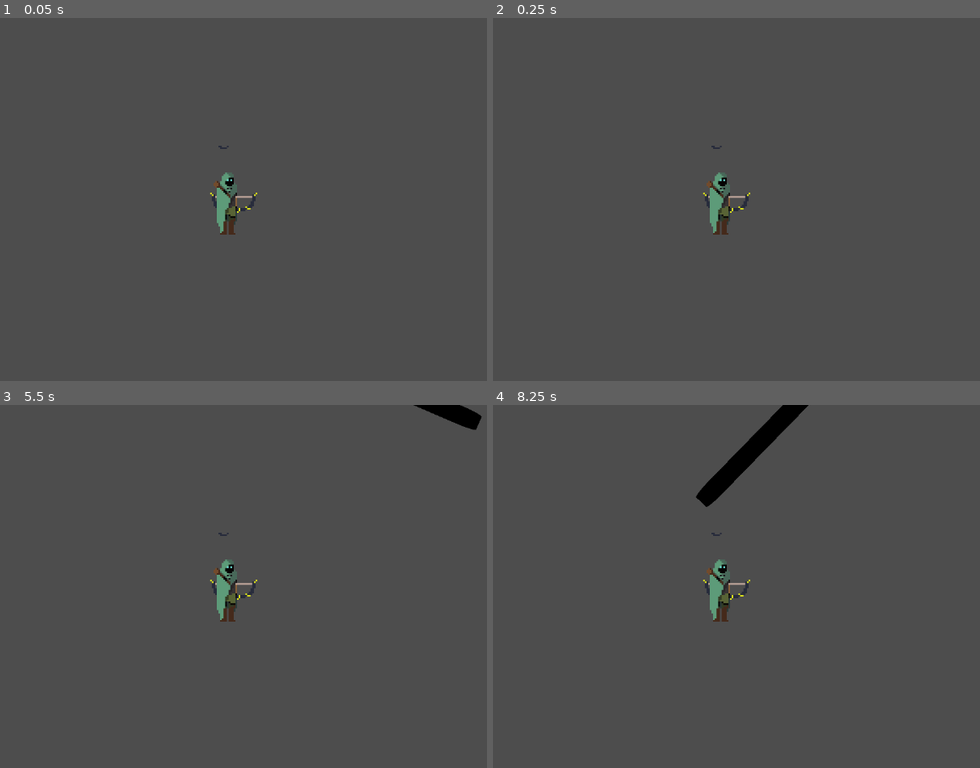
Above: before the commit, frames 1-4 (two rows, left to right).
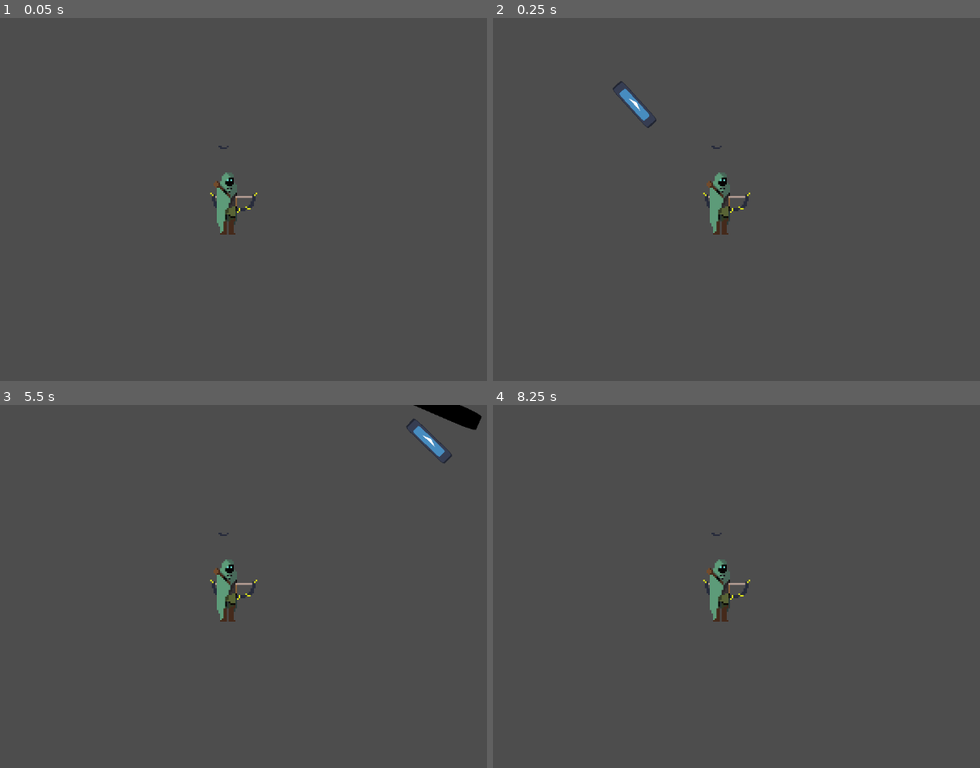
Above: after the commit, the same moments.

Repository: AethelVeritas/Dunedain
Game: Godot game, scene res://scenes/root.tscn
Same seed, same stepped clock (60 frames per second), same inputs: the game is played once before the commit and once after it. The engine's default icon, where the game draws it, is replaced by a stand-in: a white triangle on a blue panel in a dark square.
Inputs (mouse positions are in pixels of both pictures, inside the frame that each line leads up to):
- Up to frame 1 (0.05 s): no input
- Up to frame 2 (0.25 s): no input
- Up to frame 3 (5.5 s): move the mouse to (370, 568) at 0.52 s; hold D (right) 0.53-1.28 s; click (370, 568) at 0.6 s; move the mouse to (97, 604) at 1.27 s; hold S (down) 1.28-2.03 s; click (97, 604) at 1.35 s; tap Enter at 2, 4.25 s; move the mouse to (292, 506) at 2.02 s; hold D (right) 2.03-2.78 s; click (292, 506) at 2.1 s; move the mouse to (194, 659) at 2.77 s; hold W (up) 2.78-3.53 s; click (194, 659) at 2.85 s; tap Space at 3.5 s; move the mouse to (418, 640) at 3.52 s; hold A (left) 3.53-5.03 s; click (418, 640) at 3.6 s; move the mouse to (34, 532) at 4.27 s; click (34, 532) at 4.35 s; move the mouse to (258, 586) at 5.02 s; hold S (down) from 5.03 s (still down); click (258, 586) at 5.1 s
- Up to frame 4 (8.25 s): move the mouse to (624, 495) at 5.77 s; release S (down) at 5.78 s; hold D (right) 5.78-6.53 s; click (624, 495) at 5.85 s; tap Space at 6.5, 8 s; move the mouse to (863, 568) at 6.52 s; hold W (up) 6.53-7.28 s; click (863, 568) at 6.6 s; tap Enter at 7.25 s; move the mouse to (590, 604) at 7.27 s; hold D (right) 7.28-8.03 s; click (590, 604) at 7.35 s; move the mouse to (785, 506) at 8.02 s; hold S (down) from 8.03 s (still down); click (785, 506) at 8.1 s

Frame 1 is identical in both runs. In frame 2, 0.3% of the frame differs, in the area x 24-34%, y 17-31%; in frame 3, 0.3%; in frame 4, 1.4%, in the area x 41-65%, y 0-29%.

Commit message:
add arrow pickup

Diff:
--- /dev/null
+++ b/scenes/arrow_pickup.tscn
@@ -0,0 +1,19 @@
+[gd_scene load_steps=3 format=3 uid="uid://arrow_pickup_scene"]
+
+[ext_resource type="Script" path="res://scripts/arrow_pickup.gd" id="1_arrow_pickup"]
+
+[sub_resource type="CircleShape2D" id="CircleShape2D_pickup"]
+radius = 40.0
+
+[node name="ArrowPickup" type="Area2D"]
+script = ExtResource("1_arrow_pickup")
+
+[node name="CollisionShape2D" type="CollisionShape2D" parent="."]
+shape = SubResource("CircleShape2D_pickup")
+
+[node name="ColorRect" type="ColorRect" parent="."]
+offset_left = -20.0
+offset_top = -20.0
+offset_right = 20.0
+offset_bottom = 20.0
+color = Color(0.2, 0.8, 0.2, 0.3)  # Semi-transparent green indicator
--- a/scenes/player.tscn
+++ b/scenes/player.tscn
@@ -108,7 +108,6 @@
 [node name="Player" type="CharacterBody2D" groups=["Player"]]
 position = Vector2(0, 2)
 script = ExtResource("1_g2els")
-max_health = 1000
 
 [node name="AnimatedSprite2D" type="AnimatedSprite2D" parent="."]
 sprite_frames = SubResource("SpriteFrames_a8ls1")
--- a/scenes/root.tscn
+++ b/scenes/root.tscn
@@ -17,3 +17,6 @@
 
 [node name="Player" parent="." instance=ExtResource("1_j5px3")]
 position = Vector2(-60, -65)
+
+[node name="Turret2" parent="." instance=ExtResource("3_lrqlo")]
+position = Vector2(-227, -250)
--- /dev/null
+++ b/scripts/arrow_pickup.gd
@@ -0,0 +1,18 @@
+extends Area2D
+
+var arrows_to_give: int = 5
+
+func _ready():
+	# Connect to the body_entered signal to detect when player enters
+	body_entered.connect(_on_body_entered)
+
+func _on_body_entered(body: Node2D):
+	# Check if the body that entered is the player
+	if body.is_in_group("Player"):
+		# Get the player script and add arrows
+		var player = body as CharacterBody2D
+		if player.has_method("add_arrows"):
+			player.add_arrows(arrows_to_give)
+			print("Picked up ", arrows_to_give, " arrows!")
+			# Remove the pickup area after collecting
+			queue_free()
--- a/scripts/game_manager.gd
+++ b/scripts/game_manager.gd
@@ -2,8 +2,13 @@
 
 # Array to store grave positions
 var grave_positions: Array[Vector2] = []
+# Array to store arrow pickup positions
+var arrow_pickup_positions: Array[Vector2] = []
+# Array to store active turret positions
+var active_turret_positions: Array[Vector2] = []
 
 const GRAVE = preload("res://scenes/grave.tscn")
+const ARROW_PICKUP = preload("res://scenes/arrow_pickup.tscn")
 
 # Add a grave position and instantiate it immediately
 func add_grave_position(position: Vector2):
@@ -16,10 +21,36 @@
 		current_scene.add_child(grave)
 		grave.global_position = position
 
+# Add an arrow pickup at the specified position and store it persistently
+func add_arrow_pickup(position: Vector2):
+	arrow_pickup_positions.append(position)
+
+	var current_scene = get_tree().current_scene
+	if current_scene:
+		var arrow_pickup = ARROW_PICKUP.instantiate()
+		current_scene.add_child(arrow_pickup)
+		arrow_pickup.global_position = position
+
+# Remove an arrow pickup position when it's collected
+func remove_arrow_pickup(position: Vector2):
+	arrow_pickup_positions.erase(position)
+
+# Remove a turret position when it's defeated
+func remove_turret(position: Vector2):
+	active_turret_positions.erase(position)
+
 # Clear all grave positions (for when starting a new game)
 func clear_graves():
 	grave_positions.clear()
 
+# Clear all arrow pickup positions (for when starting a new game)
+func clear_arrow_pickups():
+	arrow_pickup_positions.clear()
+
 # Get all grave positions
 func get_grave_positions() -> Array[Vector2]:
 	return grave_positions.duplicate()
+
+# Get all arrow pickup positions
+func get_arrow_pickup_positions() -> Array[Vector2]:
+	return arrow_pickup_positions.duplicate()
--- a/scripts/player.gd
+++ b/scripts/player.gd
@@ -1,8 +1,10 @@
 extends CharacterBody2D
 
 @export var speed = 400
+@export var max_arrows = 10 # Maximum arrows the player can carry
 var max_health = 100
 var current_health: int = max_health
+var arrow_count: int = max_arrows # Current arrow count
 
 const GRAVE = preload("res://scenes/grave.tscn")
 
@@ -15,24 +17,28 @@
 	var direction = Input.get_vector("left", "right", "up", "down")
 
 	if direction.x == 0 and direction.y == 0:
-
 		player_state = "idle"
 	elif direction.x != 0 or direction.y != 0:
 		player_state = "walking"
 
 	velocity = direction * speed
 	move_and_slide()
-	var mouse_pos =  get_global_mouse_position()
+	var mouse_pos = get_global_mouse_position()
 	$Marker2D.look_at(mouse_pos)
 
-	if Input.is_action_just_pressed("left_mouse") and bow_reload: #and bow_equiped :
-		#bow_equiped = false
-		var arrow_instance = arrow.instantiate()
-		arrow_instance.rotation = $Marker2D.rotation
-		arrow_instance.global_position = $Marker2D.global_position
-		add_child(arrow_instance)
-		await get_tree().create_timer(0.4).timeout
-		bow_reload = true
+	if Input.is_action_just_pressed("left_mouse") and bow_reload:
+		if arrow_count > 0:
+			#bow_equiped = false
+			var arrow_instance = arrow.instantiate()
+			arrow_instance.rotation = $Marker2D.rotation
+			arrow_instance.global_position = $Marker2D.global_position
+			add_child(arrow_instance)
+			arrow_count -= 1 # Consume an arrow
+			print("Arrows remaining: ", arrow_count)
+			await get_tree().create_timer(0.4).timeout
+			bow_reload = true
+		else:
+			print("Out of arrows!") # Feedback when no arrows available
 
 	#play_anim(direction)
 
@@ -52,3 +58,13 @@
 	# Small delay before restarting scene
 	await get_tree().create_timer(0.5).timeout
 	get_tree().reload_current_scene()
+
+func _ready():
+	# Reset stats when player spawns
+	current_health = max_health
+	arrow_count = max_arrows
+
+
+func add_arrows(amount: int):
+	arrow_count += amount
+	print("Arrows remaining: ", arrow_count)
--- a/scripts/root.gd
+++ b/scripts/root.gd
@@ -1,6 +1,8 @@
 extends Node2D
 
 const GRAVE = preload("res://scenes/grave.tscn")
+const ARROW_PICKUP = preload("res://scenes/arrow_pickup.tscn")
+const TURRET = preload("res://scenes/turret.tscn")
 
 func _ready():
 	# Respawn all graves from the game manager
@@ -9,3 +11,10 @@
 		var grave = GRAVE.instantiate()
 		add_child(grave)
 		grave.global_position = pos
+
+	# Respawn all arrow pickups from the game manager
+	var arrow_pickup_positions = GameManager.get_arrow_pickup_positions()
+	for pos in arrow_pickup_positions:
+		var arrow_pickup = ARROW_PICKUP.instantiate()
+		add_child(arrow_pickup)
+		arrow_pickup.global_position = pos
--- a/scripts/turret.gd
+++ b/scripts/turret.gd
@@ -109,4 +109,5 @@
 func die():
 	print("Turret destroyed!")
 	GameManager.add_grave_position(global_position)
+	GameManager.add_arrow_pickup(global_position)
 	get_parent().queue_free()
Not shown, added: scripts/arrow_pickup.gd.uid
